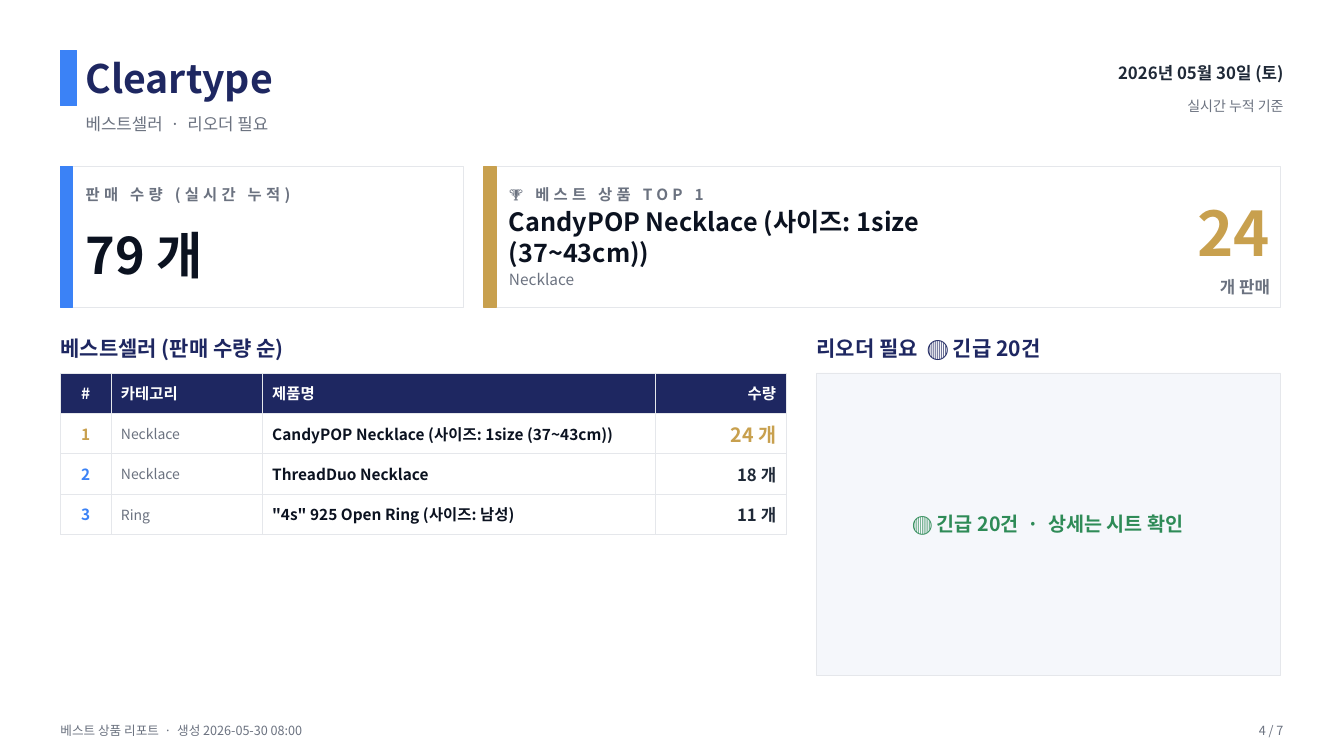
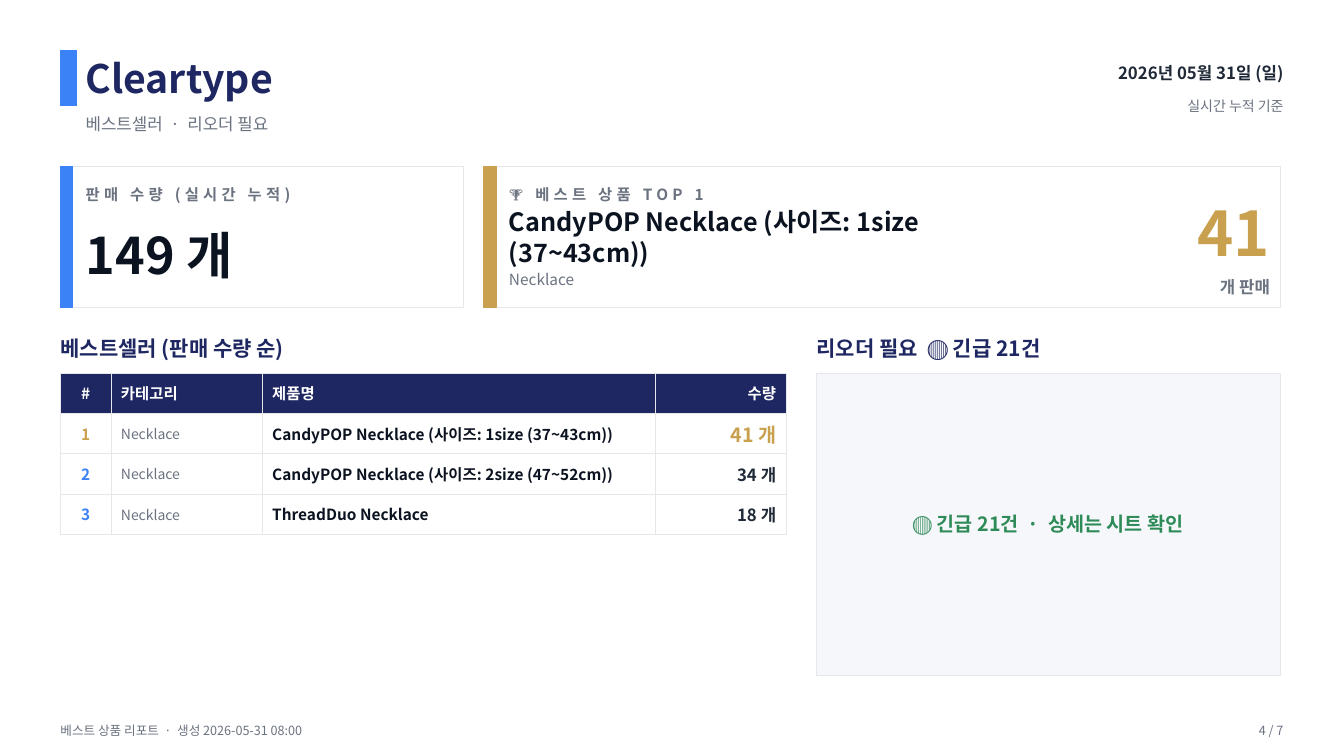
Before and after one commit to j65209/Brightbeed, a slide deck: slide 4 of data/sales-report.pptx. Drawn at 1344x756 pixels with LibreOffice and Linux fonts; fonts in the diff are those of the drawing. Boxes give left, top, right and bottom in pixels: in the first picture for what was removed or moved away, otherwise in the second. Text is boxed around its words. In the diff, an @@ line names an element or a change of style, - is before the commit and + after.

```diff
--- a/data/sales-report.pptx
+++ b/data/sales-report.pptx
@@ text at (1118,65,1283,83): text changed @@
-2026년 05월 30일 (토)
+2026년 05월 31일 (일)
@@ text at (86,231,232,279): text changed @@
-79 개
+149 개
@@ text at (1197,210,1270,256): text changed @@
-24
+41
@@ text at (816,338,1041,358): text changed @@
-리오더 필요 🔴 긴급 20건
+리오더 필요 🔴 긴급 21건
@@ table at (60,373,786,527) @@
-row 2, column 4: 24 개
+row 2, column 4: 41 개
-row 3, column 3: ThreadDuo Necklace
+row 3, column 3: CandyPOP Necklace (사이즈: 2size (47~52cm))
-row 3, column 4: 18 개
+row 3, column 4: 34 개
-row 4: 3 | Ring | "4s" 925 Open Ring (사이즈: 남성) | 11 개
+row 4: 3 | Necklace | ThreadDuo Necklace | 18 개
@@ text at (937,514,1183,533): text changed @@
-🔴 긴급 20건 · 상세는 시트 확인
+🔴 긴급 21건 · 상세는 시트 확인
@@ text at (60,724,302,736): text changed @@
-베스트 상품 리포트 · 생성 2026-05-30 08:00
+베스트 상품 리포트 · 생성 2026-05-31 08:00
```
Also in this commit, not shown: 6 other slides changed.
